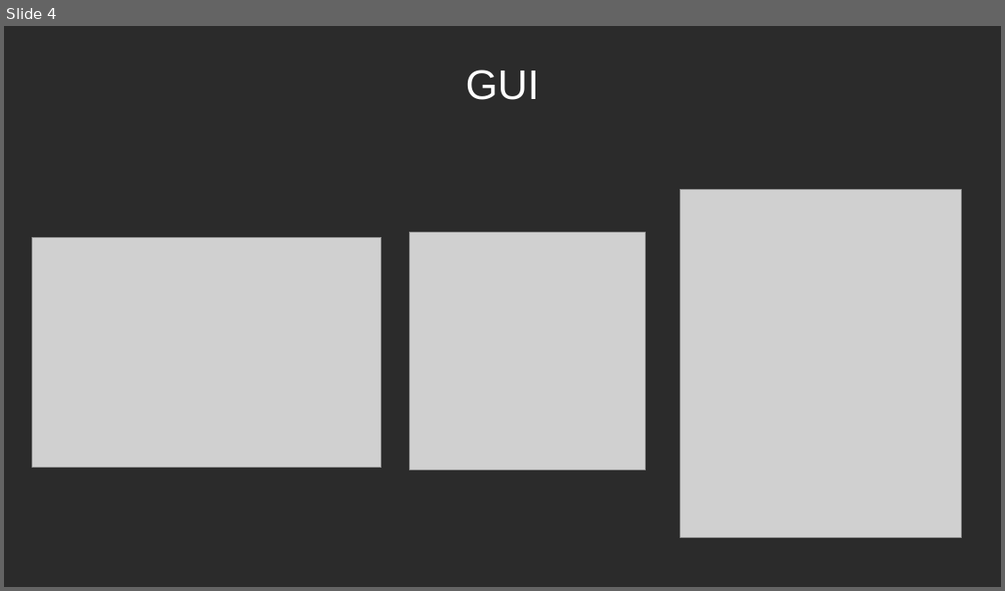
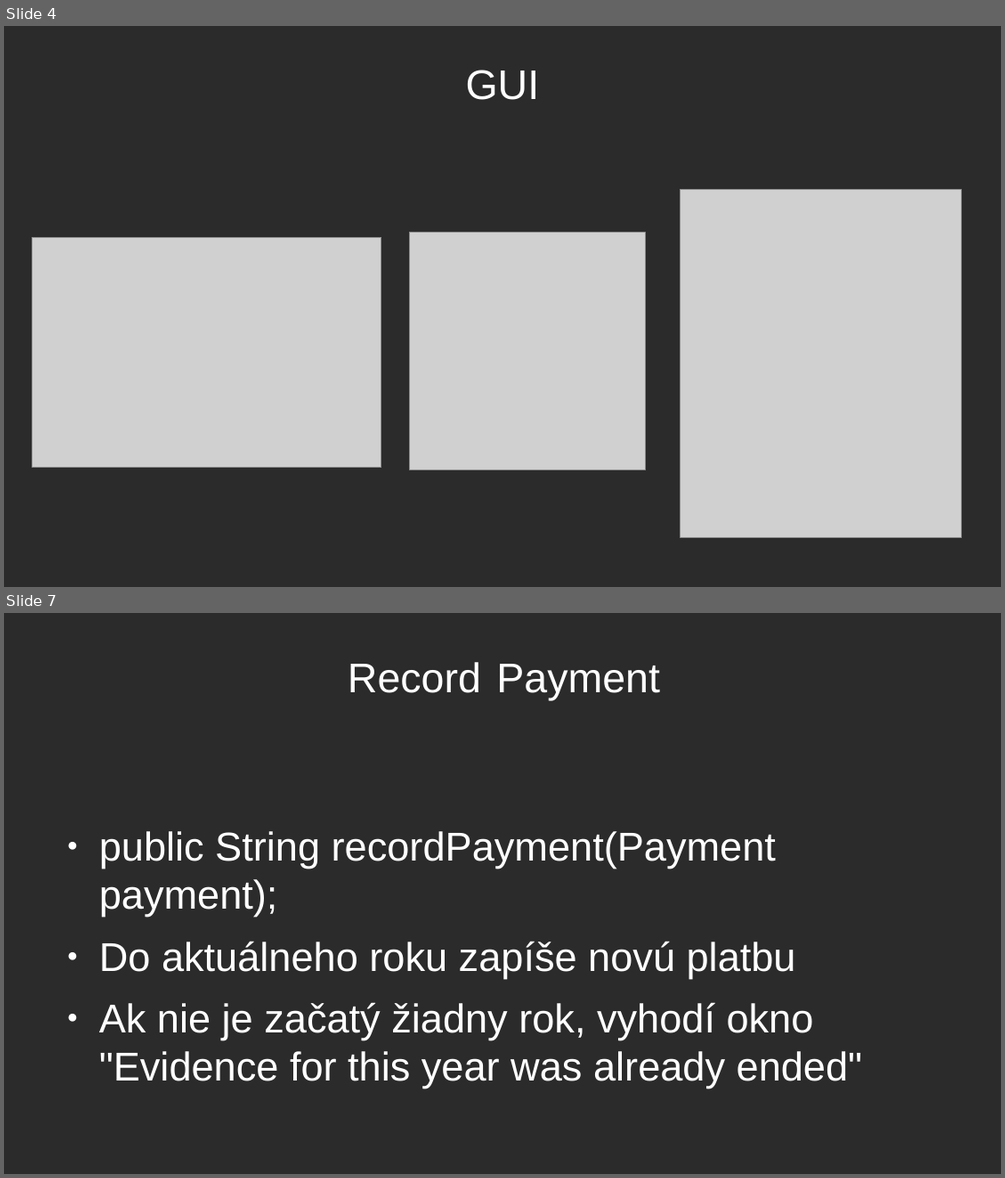
Before and after one commit to XuuRee/apk-AccountG, a slide deck: Evidence_prijmu_a_vydaju/Obhajoba_prezentace.odp. Shown one above the other, each under a label of ours: slide 4 before the commit, slides 4 and 7 after it; the slides between them are not shown. The pictures are 1005x591 and 1005x1178 pixels, drawn with LibreOffice and Linux fonts; fonts in the diff are those of the drawing; grey boxes stand for pictures; background and template pictures are left out; a plain dark background stands for a picture behind light text. Boxes give left, top, right and bottom in pixels: in the first picture for what was removed or moved away, otherwise in the second. Text is boxed around its words. In the diff, an @@ line names an element or a change of style, - is before the commit and + after.

```diff
--- a/Evidence_prijmu_a_vydaju/Obhajoba_prezentace.odp
+++ b/Evidence_prijmu_a_vydaju/Obhajoba_prezentace.odp
@@ slide 7 added at (4,613,1001,1174), background picture (left out) @@
@@ title added at (348,662,660,701), 33 pt, text #FFFFFF @@
+Record Payment
@@ text added at (99,831,863,1088), 32 pt, text #FFFFFF @@
+● public String recordPayment(Payment payment);
+● Do aktuálneho roku zapíše novú platbu
+● Ak nie je začatý žiadny rok, vyhodí okno "Evidence for this year was already ended"
```
Also in this commit, not shown: 4 slides changed, 2 other files.
